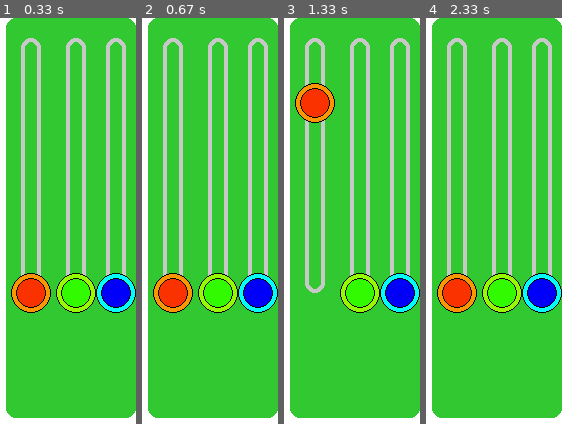
Above: before the commit, frames 1-4 (left to right).
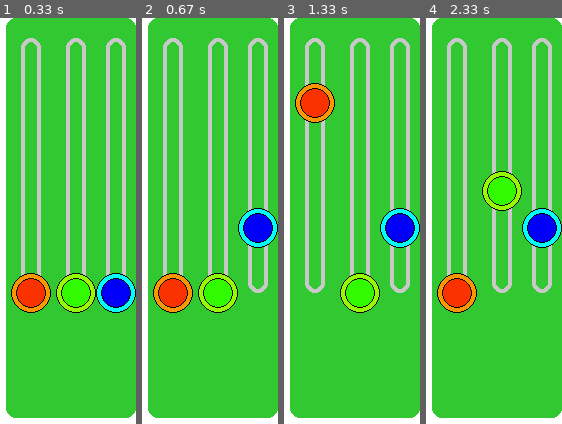
Above: after the commit, the same moments.

Repository: JohnAndPython/Pygame_ColorsPanel
Game: pygame game, started from main.py
The game is run twice, just before and just after one commit, with the same random seed, the same clock (stepped at 60 frames per second) and the same inputs.
Inputs (mouse positions are in pixels of both pictures, inside the frame that each line leads up to):
- Up to frame 1 (0.33 s): no input
- Up to frame 2 (0.67 s): press the mouse at (257, 294) at 0.37 s; move the mouse to (outside the picture) at 0.47 s; release the mouse at (outside the picture) at 0.6 s
- Up to frame 3 (1.33 s): press the mouse at (315, 294) at 0.7 s; move the mouse to (outside the picture) at 0.8 s; release the mouse at (outside the picture) at 0.93 s; press the mouse at (360, 294) at 1.03 s; move the mouse to (341, 419) at 1.13 s; release the mouse at (outside the picture) at 1.27 s
- Up to frame 4 (2.33 s): press the mouse at (457, 103) at 1.37 s; move the mouse to (outside the picture) at 1.47 s; release the mouse at (outside the picture) at 1.6 s; press the mouse at (502, 294) at 2.2 s; move the mouse to (480, 192) at 2.3 s

Frame 1 is identical in both runs. In frame 2, 4.5% of the frame differs, in the area x 70-100%, y 46-73%; in frame 3, 4.5%; in frame 4, 8.9%, in the area x 41-100%, y 37-73%.

Commit message:
Adedd mouse control

Diff:
--- a/main.py
+++ b/main.py
@@ -29,27 +29,25 @@
 dot_g.set_center(slider_g.get_bottom())
 dot_b.set_center(slider_b.get_bottom())
 
-print(dot_r.rect.center)
-
+# variables
 surf_red = 255
 surf_blue = 255
 surf_green = 255
 
-#test
-can_move = False
-#test end
-
+can_move_r = False
+can_move_g = False
+can_move_b = False
 
 prev_time = time.time()
 
 while True:
-    #delta time |alternative: dt = clock.tick(60) / 1000
+    # delta time |alternative: dt = clock.tick(60) / 1000
     dt = time.time() - prev_time
     prev_time = time.time()
 
     mouse_pos = pygame.mouse.get_pos()
 
-    #event loop
+    # event loop
     for event in pygame.event.get():
         if event.type == pygame.QUIT:
             pygame.quit()
@@ -58,27 +56,31 @@
         if event.type == pygame.MOUSEBUTTONDOWN:
             if pygame.mouse.get_pressed()[0]:
                 if dot_r.rect.collidepoint(mouse_pos):
-                    can_move = True
+                    can_move_r = True
+                elif dot_g.rect.collidepoint(mouse_pos):
+                    can_move_g = True
+                elif dot_b.rect.collidepoint(mouse_pos):
+                    can_move_b = True
 
 
         elif event.type == pygame.MOUSEBUTTONUP:
-            can_move = False
+            can_move_r = False
+            can_move_g = False
+            can_move_b = False
 
 
 
     # update
-    #dot_red.update(mouse_pos[1])
-    #slider_red.update(mouse_pos[1])
-    #main_panel.update(mouse_pos[1])
+    if can_move_r:
+        dot_r.update(mouse_pos[1])
+    elif can_move_g:
+        dot_g.update(mouse_pos[1])
+    elif can_move_b:
+        dot_b.update(mouse_pos[1])
 
-    if can_move:
-        dot_r.update(mouse_pos[1])
-
-
+    # draw
     screen.fill((surf_red, surf_green, surf_blue))
 
-
-    #draw
     main_panel.draw(screen)
     slider_r.draw(screen)
     slider_g.draw(screen)
